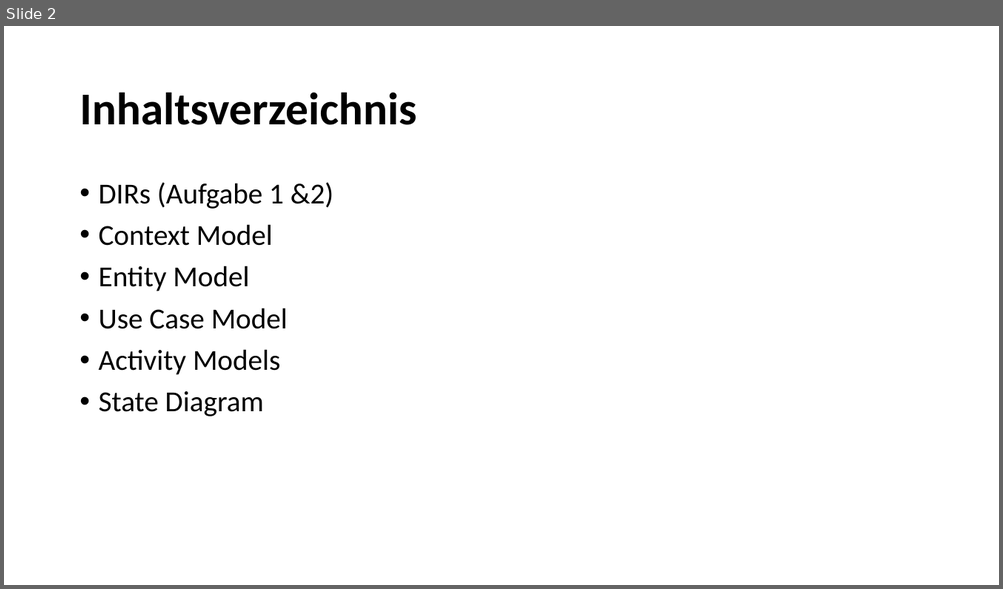
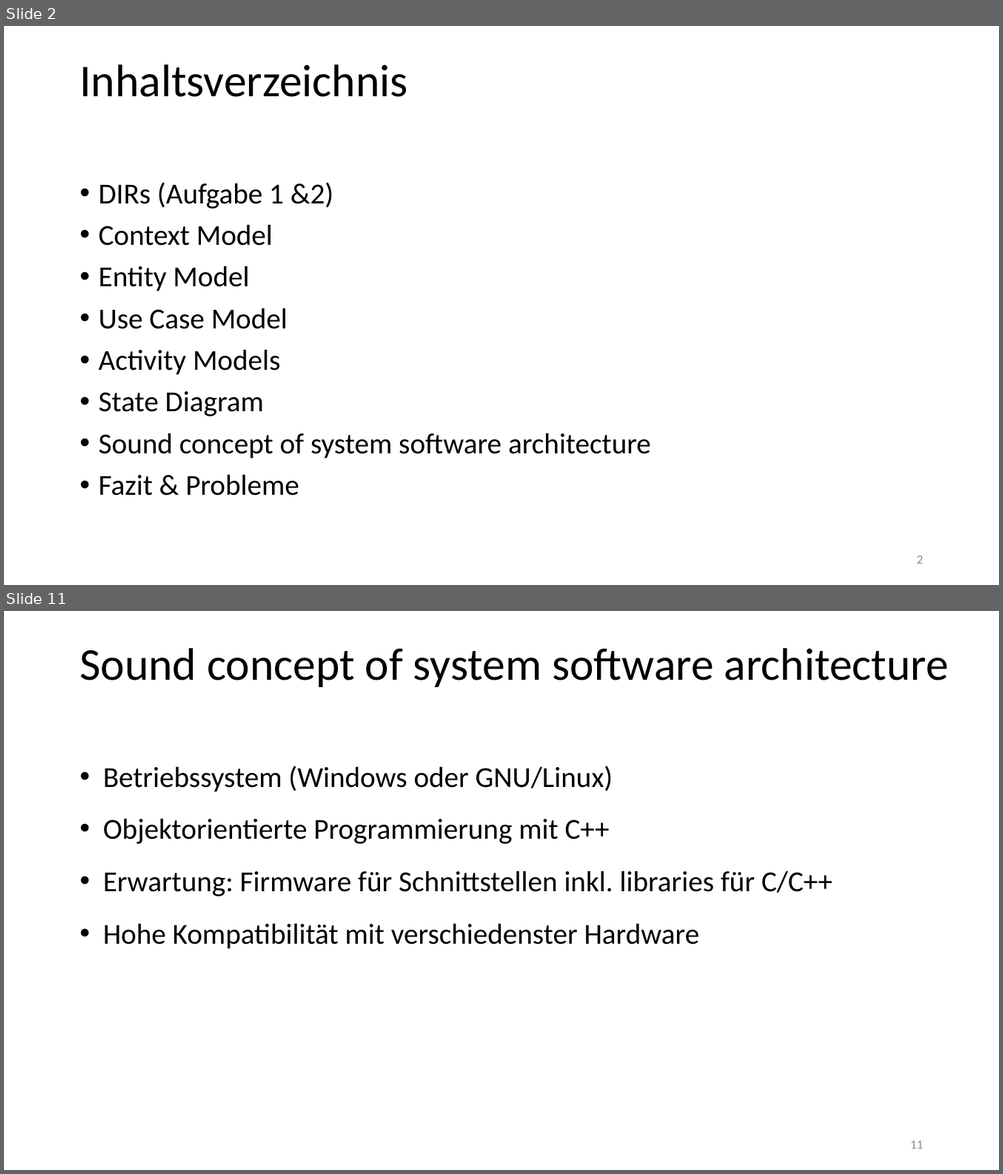
Before and after one commit to sid115/se-lab2, a slide deck: assets/presentation/presentation.pptx. Shown one above the other, each under a label of ours: slide 2 before the commit, slides 2 and 11 after it; the slides between them are not shown. The pictures are 1003x589 and 1003x1174 pixels, drawn with LibreOffice and Linux fonts; fonts in the diff are those of the drawing. Boxes give left, top, right and bottom in pixels: in the first picture for what was removed or moved away, otherwise in the second. Text is boxed around its words. In the diff, an @@ line names an element or a change of style, - is before the commit and + after.

```diff
--- a/assets/presentation/presentation.pptx
+++ b/assets/presentation/presentation.pptx
@@ slide 11 added at bbox=[4, 611, 999, 1170], background #FFFFFF @@
@@ title added at bbox=[79, 648, 948, 687], 44 pt, text #000000 @@
+Sound concept of system software architecture
@@ text added at bbox=[103, 766, 832, 949], 28 pt, text #000000 @@
+• Betriebssystem (Windows oder GNU/Linux)
+• Objektorientierte Programmierung mit C++
+• Erwartung: Firmware für Schnittstellen inkl. libraries für C/C++
+• Hohe Kompatibilität mit verschiedenster Hardware
@@ page number added at bbox=[910, 1141, 922, 1149], 12 pt, text #8C8C8C @@
+11
@@ slide 2 changed as well @@
@@ title "Inhaltsverzeichnis": place and size @@
-title "Inhaltsverzeichnis" at bbox=[79, 92, 416, 125]
+title "Inhaltsverzeichnis" at bbox=[79, 64, 407, 97]
@@ title "Inhaltsverzeichnis" at bbox=[79, 64, 407, 97]: bold off @@
@@ text at bbox=[99, 433, 651, 496]: paragraphs added @@
+• Sound concept of system software architecture
+• Fazit & Probleme
@@ page number added at bbox=[916, 556, 922, 564], 12 pt, text #8C8C8C @@
+2
```
Also in this commit, not shown: 2 other slides changed, 8 other slides added, 5 slides removed, 8 other files.
